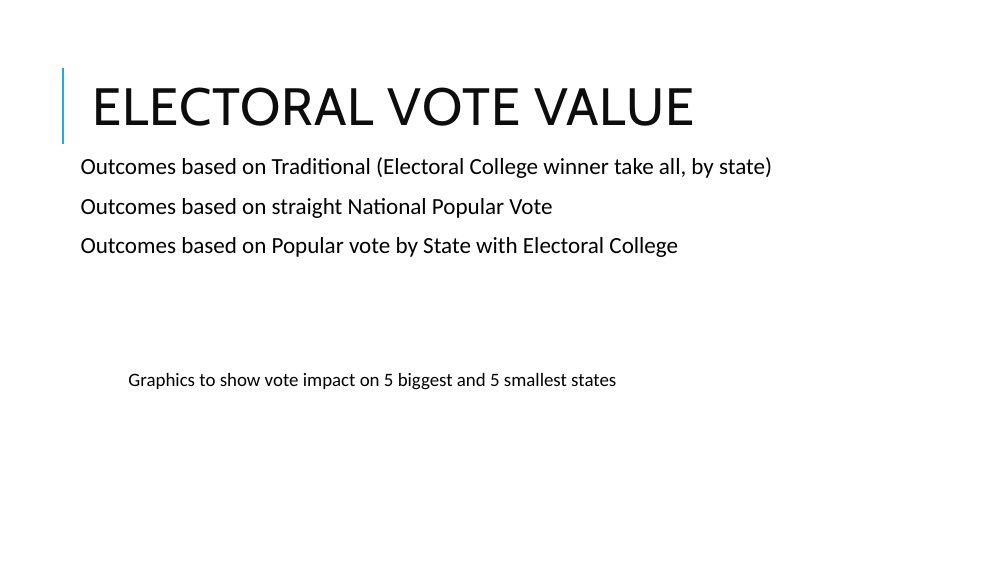
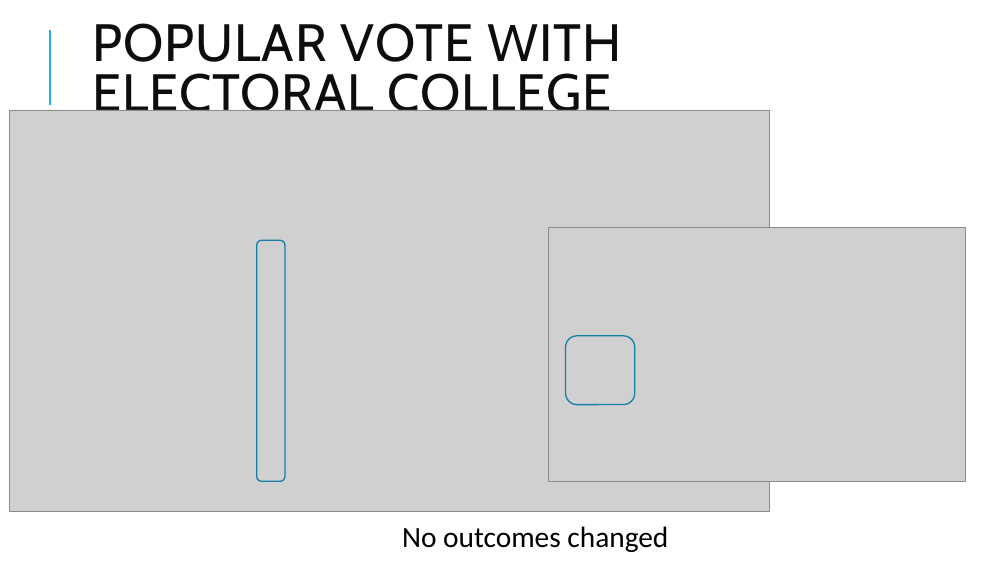
Before and after one commit to ta-data-mexpt/project-dataviz, a slide deck: slide 5 of project-dataviz.pptx. Drawn at 1008x567 pixels with LibreOffice and Linux fonts; fonts in the diff are those of the drawing; grey boxes stand for pictures. Boxes give left, top, right and bottom in pixels: in the first picture for what was removed or moved away, otherwise in the second. Text is boxed around its words. In the diff, an @@ line names an element or a change of style, - is before the commit and + after.

```diff
--- a/project-dataviz.pptx
+++ b/project-dataviz.pptx
@@ line moved from (63, 144) - (63, 68) to (50, 105) - (50, 29) @@
@@ title at (92, 23, 622, 123): text changed @@
-ELECTORAL VOTE VALUE
+POPULAR VOTE WITH ELECTORAL COLLEGE
@@ picture added at (9, 110, 770, 512) @@
@@ text removed at (81, 157, 772, 257) @@
-  Outcomes based on Traditional (Electoral College winner take all, by state)
-  Outcomes based on straight National Popular Vote
-  Outcomes based on Popular vote by State with Electoral College
@@ picture added at (549, 227, 965, 481) @@
@@ rounded rectangle added at (257, 240, 285, 482), outline #1580A9 1.25 pt @@
@@ rounded rectangle added at (566, 336, 635, 405), outline #1580A9 1.25 pt @@
@@ text removed at (128, 373, 616, 390) @@
-Graphics to show vote impact on 5 biggest and 5 smallest states
@@ text added at (402, 526, 668, 552), 28 pt, text #000000 @@
+No outcomes changed
```
Also in this commit, not shown: 3 other slides changed, 1 slide added, 2 other files.
